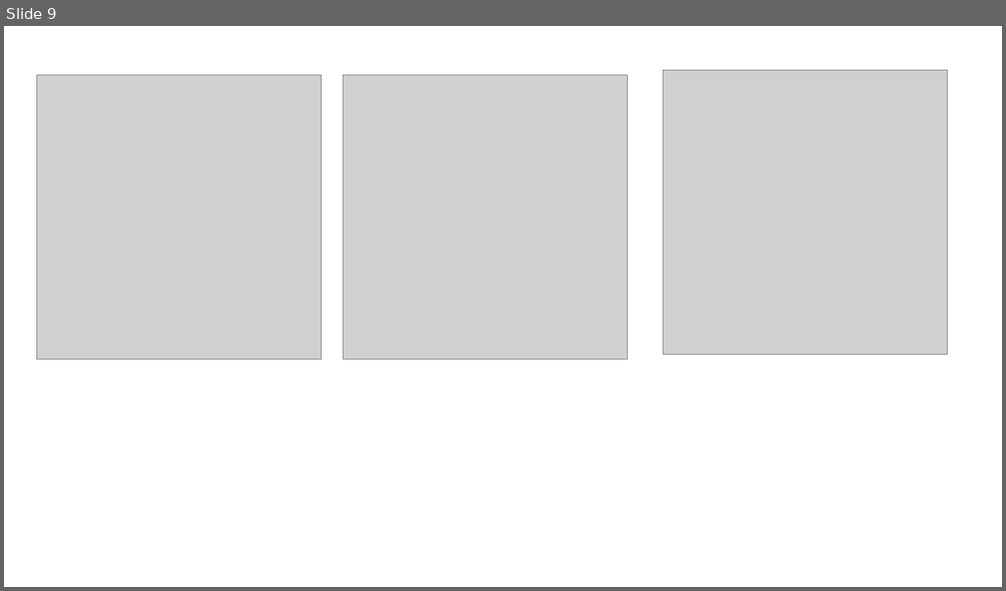
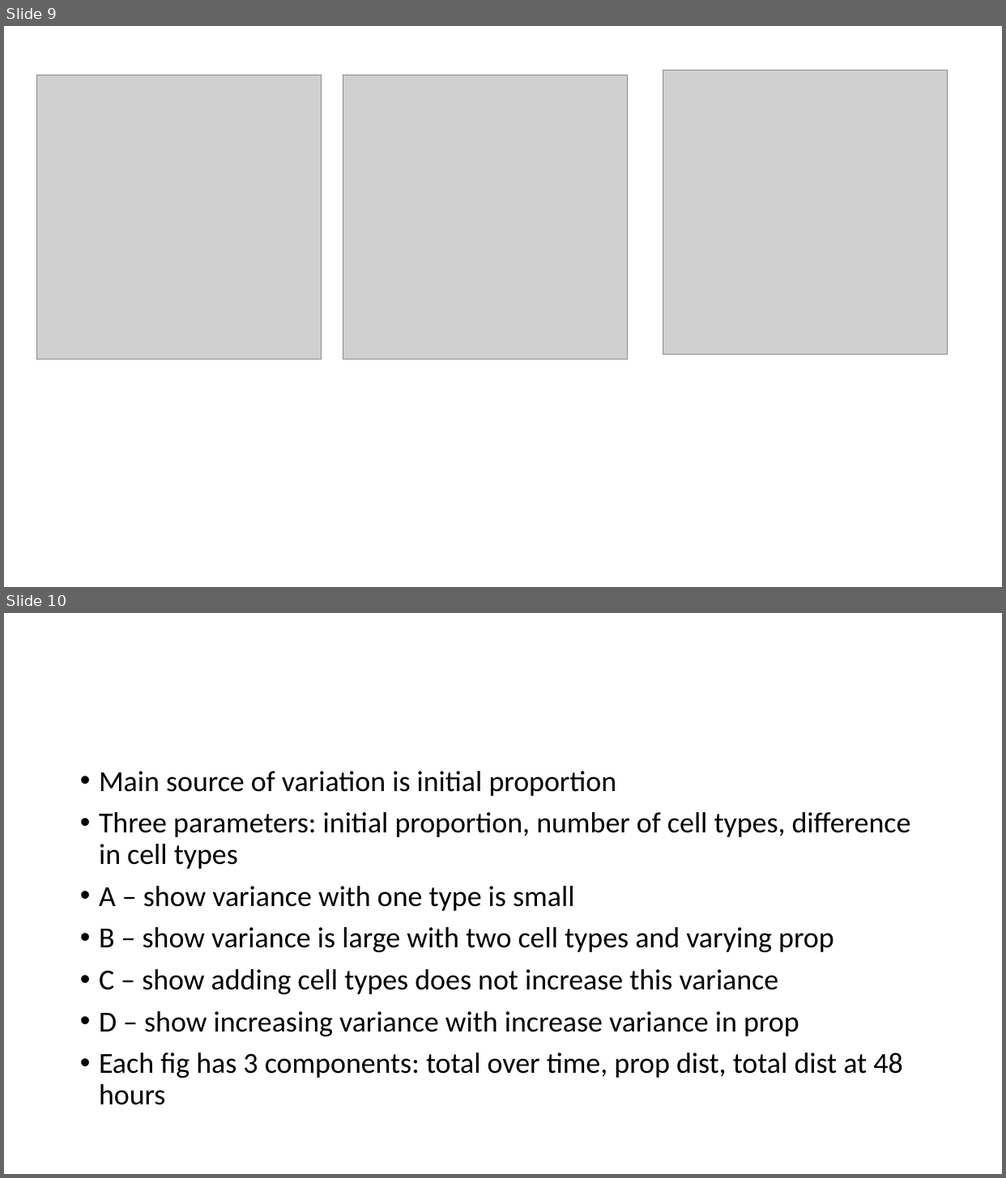
Before and after one commit to FertigLab/CancerInSilico-Figures, a slide deck: Figure_Overview.pptx. Shown one above the other, each under a label of ours: slide 9 before the commit, slides 9 and 10 after it. The pictures are 1006x591 and 1006x1178 pixels, drawn with LibreOffice and Linux fonts; fonts in the diff are those of the drawing; grey boxes stand for pictures. Boxes give left, top, right and bottom in pixels: in the first picture for what was removed or moved away, otherwise in the second. Text is boxed around its words. In the diff, an @@ line names an element or a change of style, - is before the commit and + after.

```diff
--- a/Figure_Overview.pptx
+++ b/Figure_Overview.pptx
@@ slide 10 added at (x1=4, y1=613, x2=1002, y2=1174), background #FFFFFF @@
@@ text added at (x1=99, y1=771, x2=911, y2=1105), 28 pt, text #000000 @@
+• Main source of variation is initial proportion
+• Three parameters: initial proportion, number of cell types, difference in cell types
+• A – show variance with one type is small
+• B – show variance is large with two cell types and varying prop
+• C – show adding cell types does not increase this variance
+• D – show increasing variance with increase variance in prop
+• Each fig has 3 components: total over time, prop dist, total dist at 48 hours
```
Also in this commit, not shown: 2 other files.
